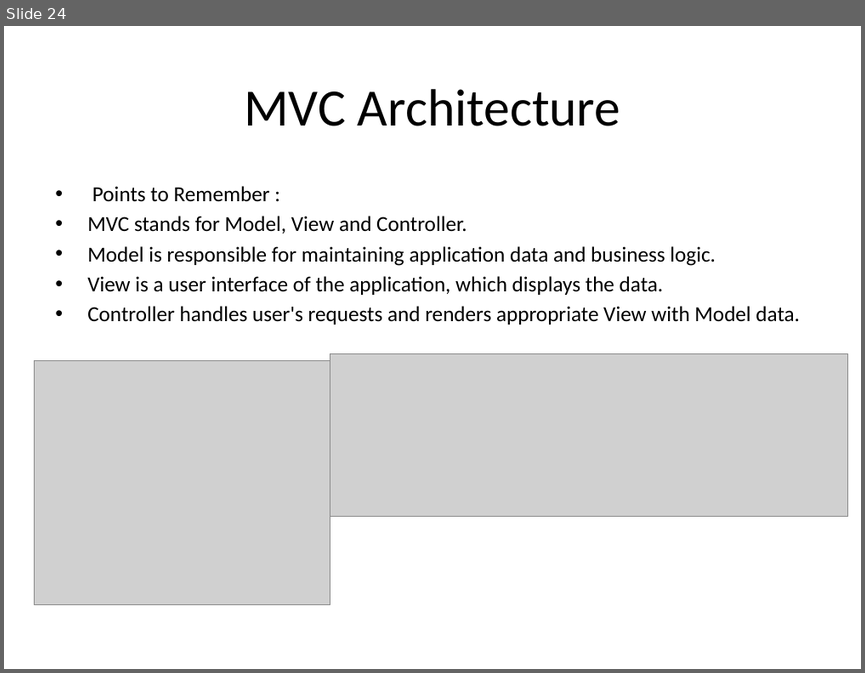
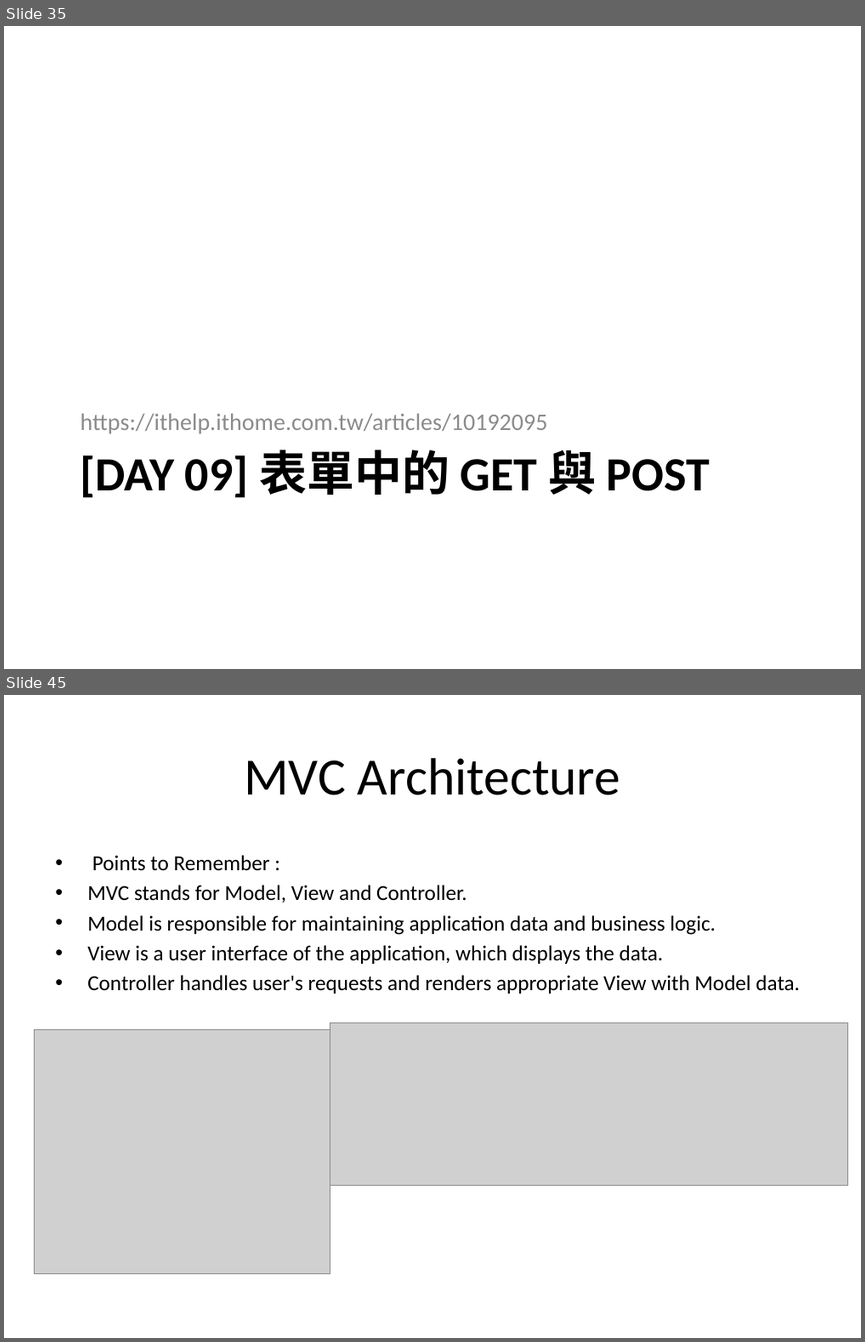
Before and after one commit to SunriseK/MVC_Prac_MS, a slide deck: Note_MVC_MS.pptx. Shown one above the other, each under a label of ours: slide 24 before the commit, slides 35 and 45 after it; the slides between them are not shown. The pictures are 865x673 and 865x1342 pixels, drawn with LibreOffice and Linux fonts; fonts in the diff are those of the drawing; grey boxes stand for pictures. Boxes give left, top, right and bottom in pixels: in the first picture for what was removed or moved away, otherwise in the second. Text is boxed around its words. In the diff, an @@ line names an element or a change of style, - is before the commit and + after.

```diff
--- a/Note_MVC_MS.pptx
+++ b/Note_MVC_MS.pptx
@@ slide 35 added at box(4, 26, 861, 669), background #FFFFFF @@
@@ text added at box(80, 413, 548, 434), 20 pt, text #8C8C8C @@
+https://ithelp.ithome.com.tw/articles/10192095
@@ title added at box(80, 449, 710, 498), 40 pt, text #000000, bold @@
+[DAY 09] 表單中的 GET 與 POST
@@ what was slide 24 is now slide 45 @@
```
Also in this commit, not shown: 20 other slides added, 23 other files.
